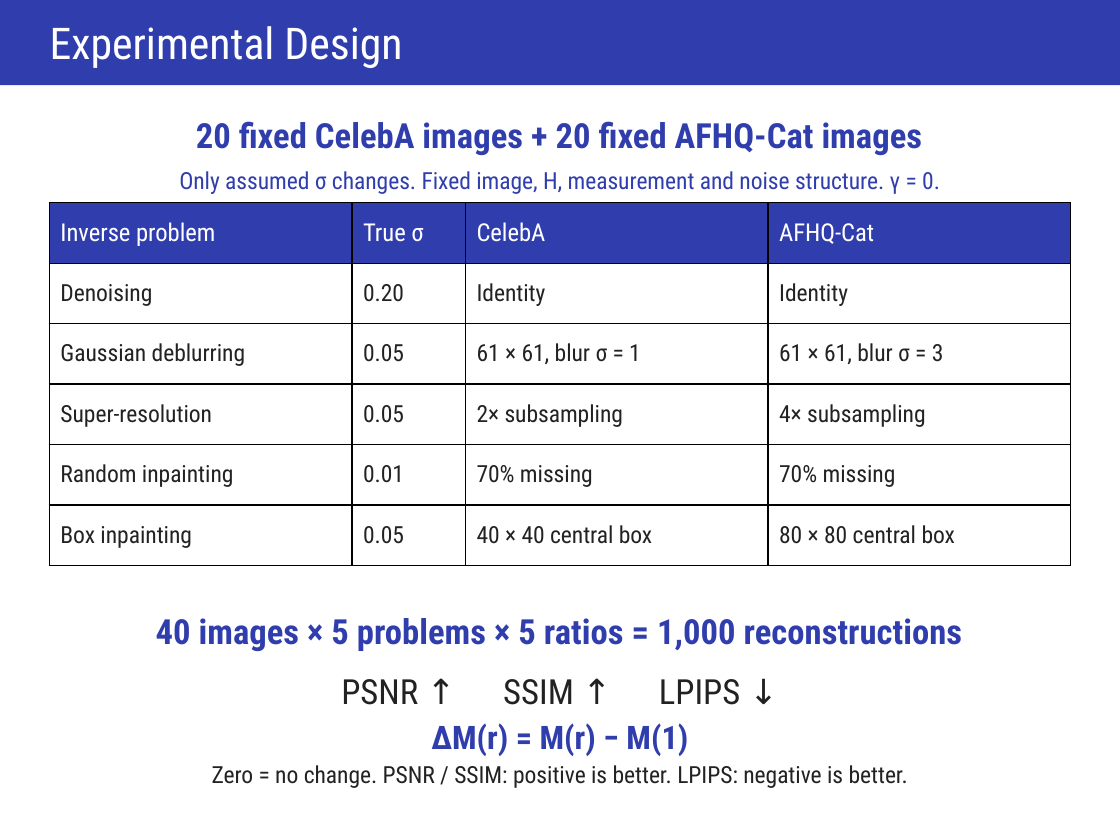
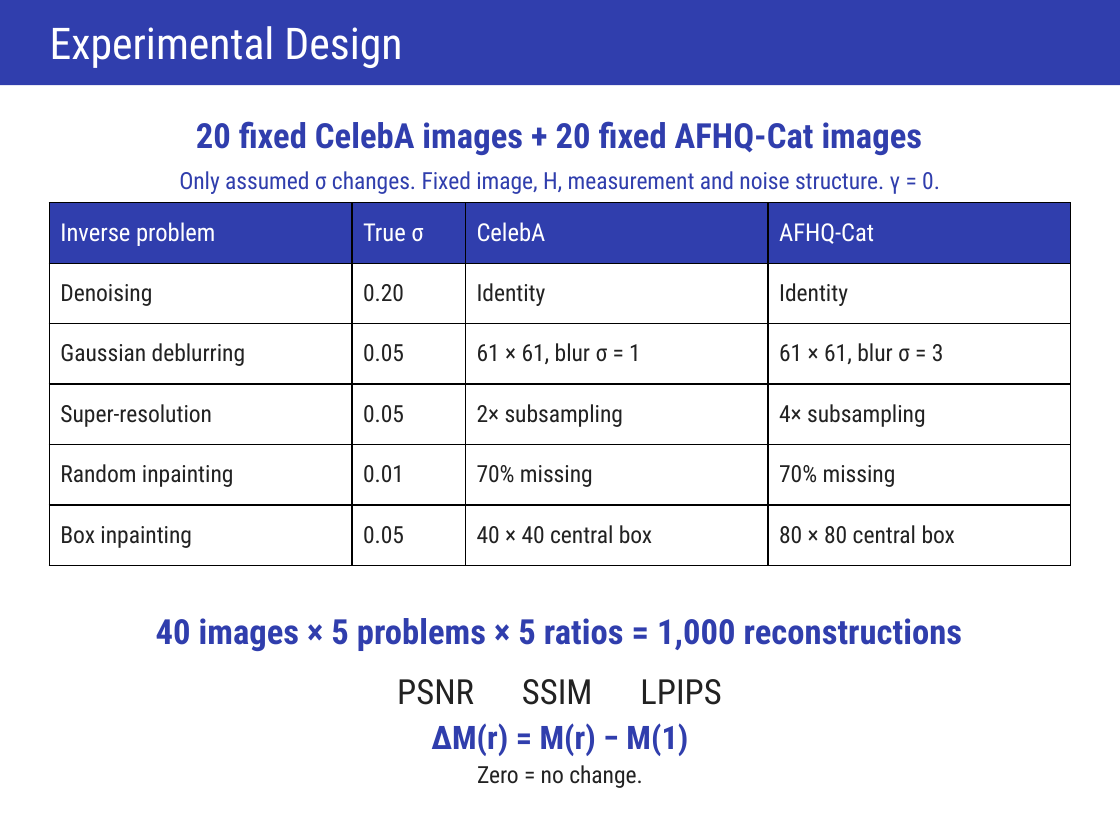
Before and after one commit to ItayShorian07/Diffusion--flower-project, a slide deck: slide 5 of artifacts/presentation/FLOWER- Presentation.pptx. Drawn at 1120x840 pixels with LibreOffice and Linux fonts; fonts in the diff are those of the drawing. Boxes give left, top, right and bottom in pixels: in the first picture for what was removed or moved away, otherwise in the second. Text is boxed around its words. In the diff, an @@ line names an element or a change of style, - is before the commit and + after.

```diff
--- a/artifacts/presentation/FLOWER- Presentation.pptx
+++ b/artifacts/presentation/FLOWER- Presentation.pptx
@@ text at (x1=397, y1=679, x2=722, y2=705): text changed @@
-PSNR ↑ SSIM ↑ LPIPS ↓
+PSNR SSIM LPIPS
@@ text at (x1=477, y1=765, x2=643, y2=788): text changed @@
-Zero = no change. PSNR / SSIM: positive is better. LPIPS: negative is better.
+Zero = no change.
```
Also in this commit, not shown: 1 other slide changed, 22 other files.
